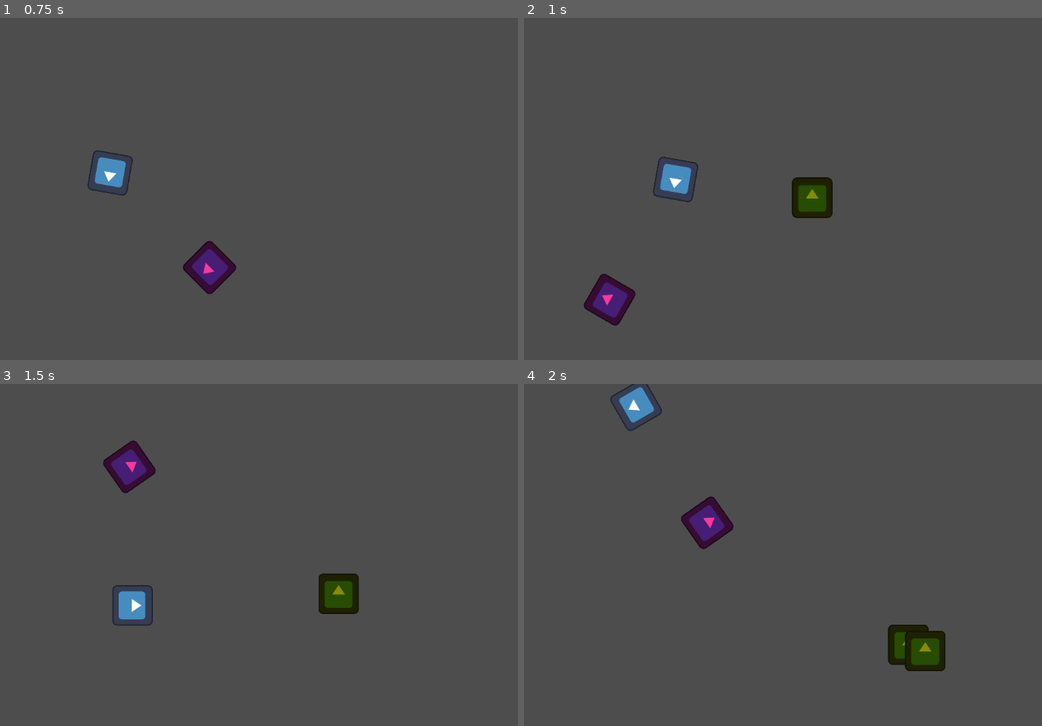
Above: before the commit, frames 1-4 (two rows, left to right).
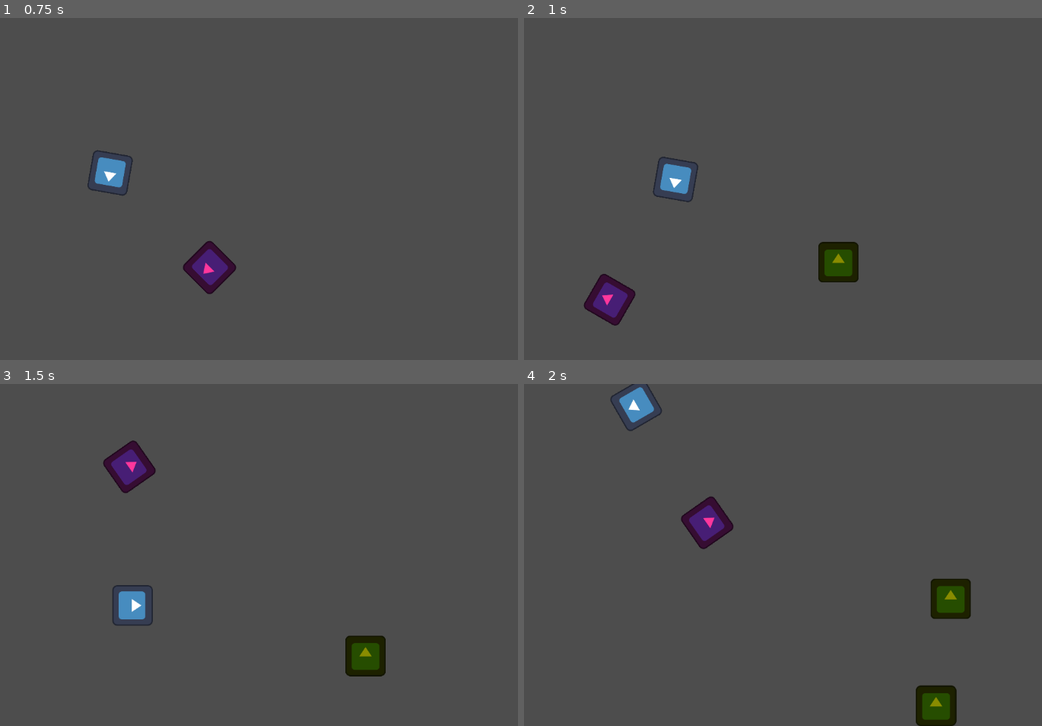
Above: after the commit, the same moments.

Repository: arrowira/cookiejam4
Game: Godot game, scene res://scenes/main.tscn
The game is run twice, just before and just after one commit, with the same random seed, the same clock (stepped at 60 frames per second) and the same inputs. The engine's default icon, where the game draws it, is replaced by a stand-in: a white triangle on a blue panel in a dark square.
Inputs:
- Up to frame 1 (0.75 s): tap Space (space) at 0.6 s
- Up to frame 2 (1 s): no input
- Up to frame 3 (1.5 s): tap Space (space) at 1.35 s
- Up to frame 4 (2 s): no input

Frame 1 is identical in both runs. In frame 2, 1.8% of the frame differs, in the area x 51-65%, y 46-78%; in frame 3, 1.8%; in frame 4, 3.2%, in the area x 70-87%, y 57-100%.

Commit message:
locked enemy rotation

Diff:
--- a/cookie-jam-4/enemy_manager.gd
+++ b/cookie-jam-4/enemy_manager.gd
@@ -13,6 +13,6 @@
 
 func _on_spawn_cd_timeout() -> void:
 	var grunt = pGrunt.instantiate()
-	grunt.global_position.x = randf_range(-10,10)
-	grunt.global_position.y = randf_range(-10,10)
+	grunt.global_position.x = randf_range(-1000,1000)
+	grunt.global_position.y = randf_range(-1000,1000)
 	add_child(grunt)
--- a/cookie-jam-4/grunt.gd
+++ b/cookie-jam-4/grunt.gd
@@ -8,10 +8,12 @@
 
 # Called every frame. 'delta' is the elapsed time since the previous frame.
 func _process(delta: float) -> void:
+
 	player = get_parent().get_parent().get_node("player").anchorPos
 
 
 func _physics_process(delta: float) -> void:
+	rotation = 0
 	if !inKB:
 		towardsPlayer = (player-global_position).normalized()
 		position+=towardsPlayer
